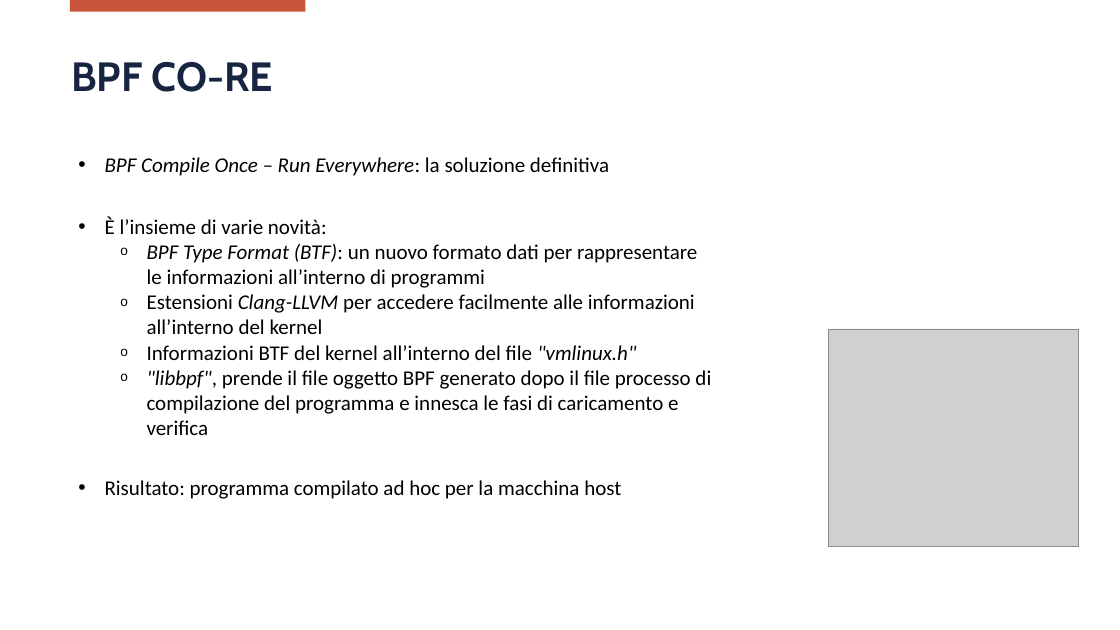
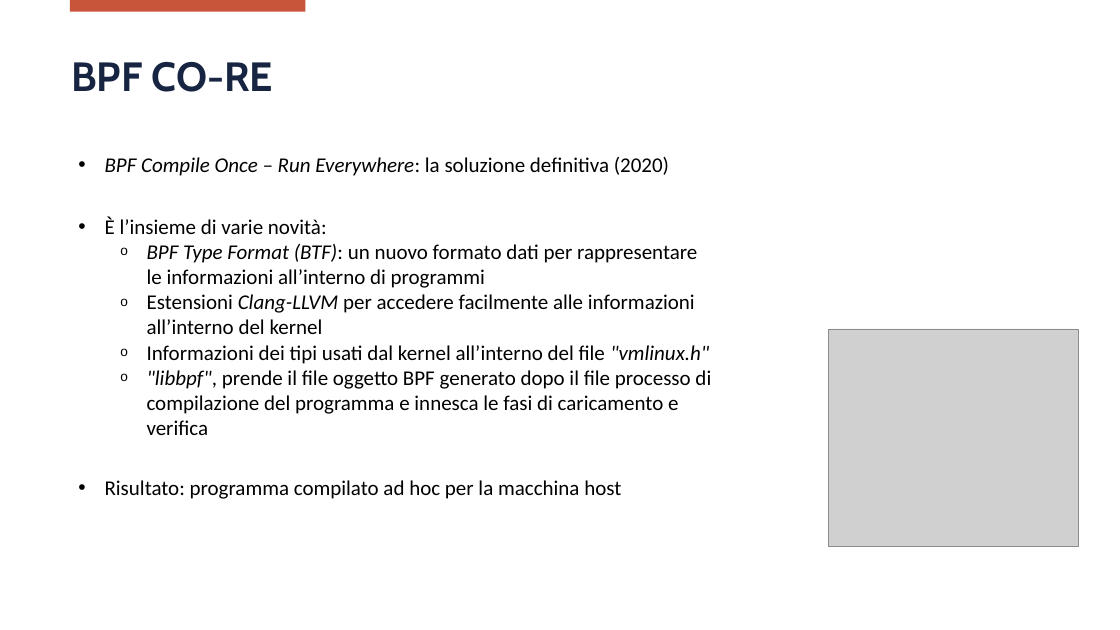
Before and after one commit to Matteo-Locatelli/master_thesis, a slide deck: slide 11 of presentation_ita/Presentation.pptx. Drawn at 1120x630 pixels with LibreOffice and Linux fonts; fonts in the diff are those of the drawing; grey boxes stand for pictures; background and template pictures are left out. Boxes give left, top, right and bottom in pixels: in the first picture for what was removed or moved away, otherwise in the second. Text is boxed around its words. In the diff, an @@ line names an element or a change of style, - is before the commit and + after.

```diff
--- a/presentation_ita/Presentation.pptx
+++ b/presentation_ita/Presentation.pptx
@@ text at bbox=[105, 157, 669, 176]: text changed @@
-• BPF Compile Once – Run Everywhere: la soluzione definitiva
+• BPF Compile Once – Run Everywhere: la soluzione definitiva (2020)
@@ text at bbox=[147, 345, 709, 364]: text changed @@
-  o Informazioni BTF del kernel all’interno del file "vmlinux.h"
+  o Informazioni dei tipi usati dal kernel all’interno del file "vmlinux.h"
```
Also in this commit, not shown: 7 other slides changed, 2 other files.
